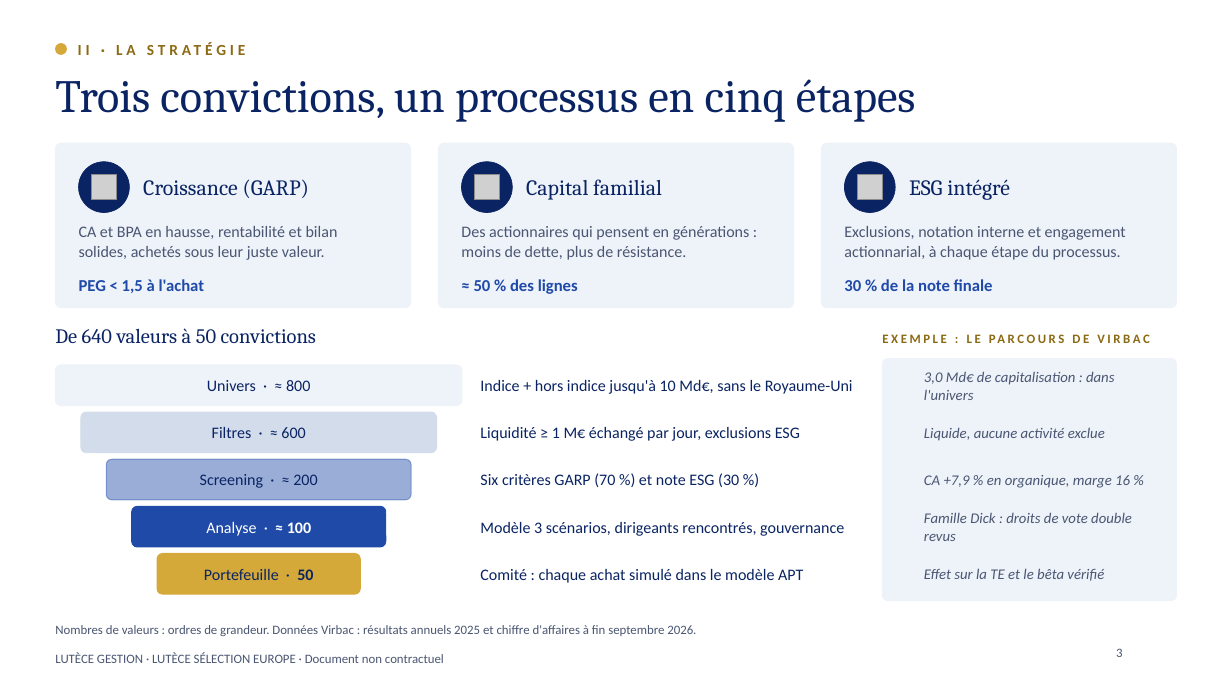
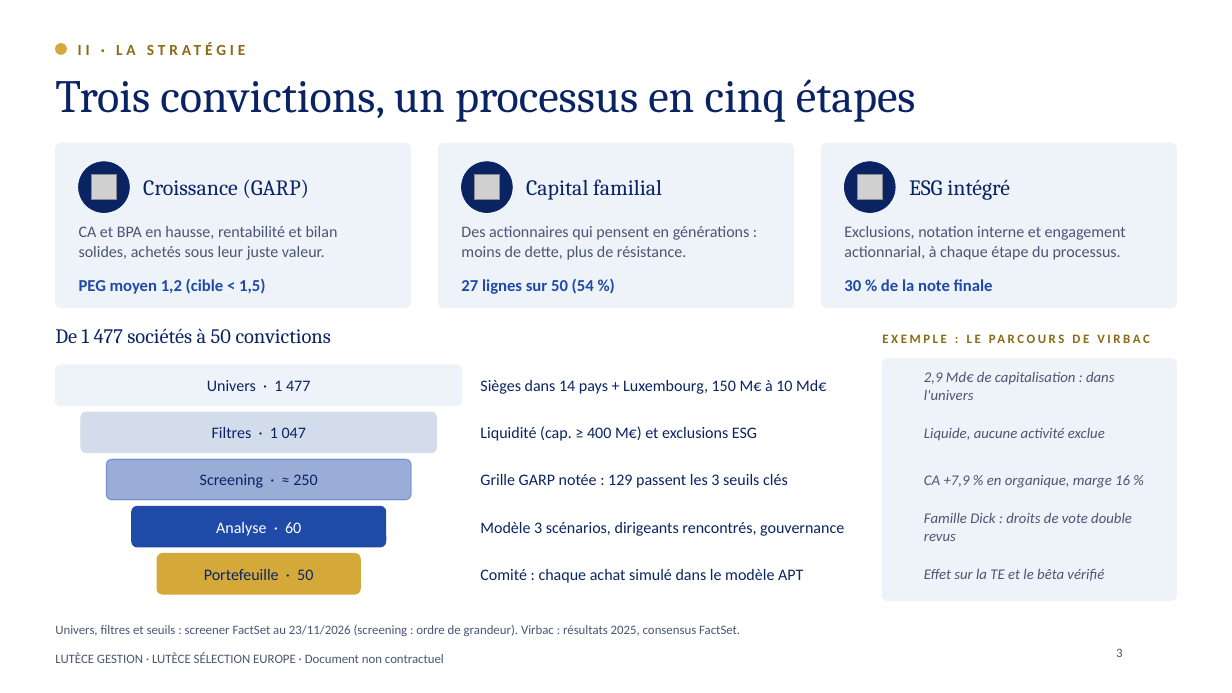
Before and after one commit to charlesarthurfrancois-sys/ponytail, a slide deck: slide 3 of student-challenge/Lutece_Selection_Europe_Student_Challenge.pptx. Drawn at 1232x693 pixels with LibreOffice and Linux fonts; fonts in the diff are those of the drawing; grey boxes stand for pictures; background and template pictures are left out. Boxes give left, top, right and bottom in pixels: in the first picture for what was removed or moved away, otherwise in the second. Text is boxed around its words. In the diff, an @@ line names an element or a change of style, - is before the commit and + after.

```diff
--- a/student-challenge/Lutece_Selection_Europe_Student_Challenge.pptx
+++ b/student-challenge/Lutece_Selection_Europe_Student_Challenge.pptx
@@ text at (79, 279, 265, 294): text changed @@
-PEG < 1,5 à l'achat
+PEG moyen 1,2 (cible < 1,5)
@@ text at (461, 279, 594, 294): text changed @@
-≈ 50 % des lignes
+27 lignes sur 50 (54 %)
@@ text at (55, 328, 331, 344): text changed @@
-De 640 valeurs à 50 convictions
+De 1 477 sociétés à 50 convictions
@@ text at (207, 380, 310, 391): text changed @@
-Univers · ≈ 800
+Univers · 1 477
@@ text at (480, 380, 826, 394): text changed @@
-Indice + hors indice jusqu'à 10 Md€, sans le Royaume-Uni
+Sièges dans 14 pays + Luxembourg, 150 M€ à 10 Md€
@@ text at (924, 371, 1115, 400): text changed @@
-3,0 Md€ de capitalisation : dans l'univers
+2,9 Md€ de capitalisation : dans l'univers
@@ text at (212, 427, 306, 438): text changed @@
-Filtres · ≈ 600
+Filtres · 1 047
@@ text at (480, 426, 757, 441): text changed @@
-Liquidité ≥ 1 M€ échangé par jour, exclusions ESG
+Liquidité (cap. ≥ 400 M€) et exclusions ESG
@@ text at (200, 474, 317, 488): text changed @@
-Screening · ≈ 200
+Screening · ≈ 250
@@ text at (480, 474, 788, 488): text changed @@
-Six critères GARP (70 %) et note ESG (30 %)
+Grille GARP notée : 129 passent les 3 seuils clés
@@ text at (216, 522, 301, 536): text changed @@
-Analyse · ≈ 100
+Analyse · 60
@@ text "Portefeuille · 50" at (204, 569, 313, 580): bold off in "50" @@
@@ text at (55, 625, 740, 636): text changed @@
-Nombres de valeurs : ordres de grandeur. Données Virbac : résultats annuels 2025 et chiffre d'affaires à fin septembre 2026.
+Univers, filtres et seuils : screener FactSet au 23/11/2026 (screening : ordre de grandeur). Virbac : résultats 2025, consensus FactSet.
```
Also in this commit, not shown: 7 other slides changed, 6 slides added, 1 other file.
